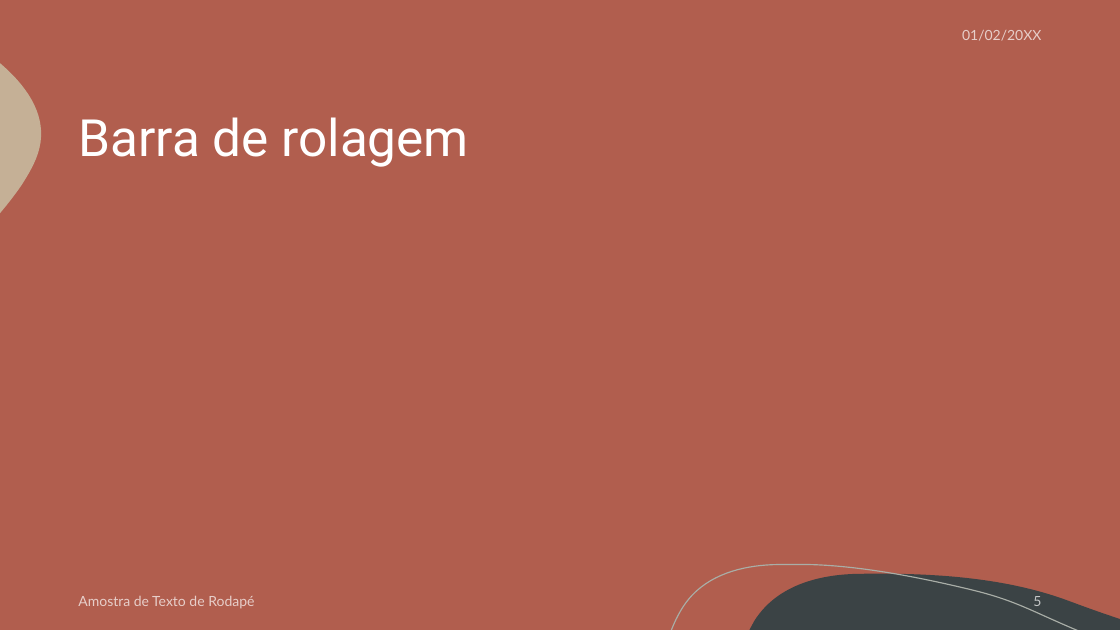
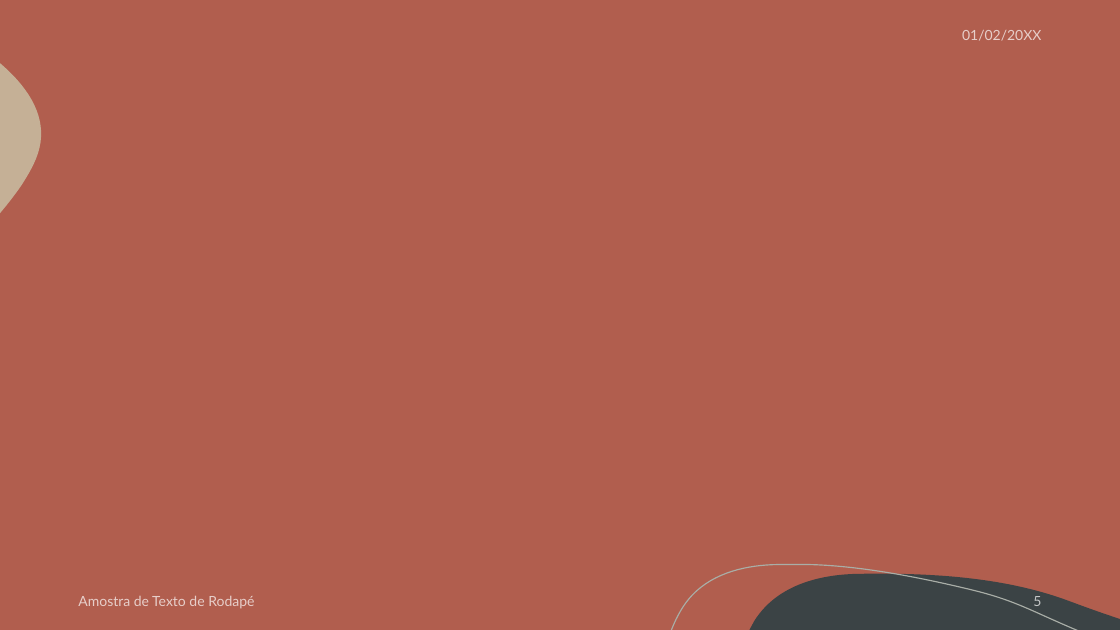
Before and after one commit to G4brielSilva/Focus-Trainee, a slide deck: slide 5 of Site/Acaiá Coffee Shop.pptx. Drawn at 1120x630 pixels with LibreOffice and Linux fonts; fonts in the diff are those of the drawing; background and template pictures are left out. Boxes give left, top, right and bottom in pixels: in the first picture for what was removed or moved away, otherwise in the second. Text is boxed around its words. In the diff, an @@ line names an element or a change of style, - is before the commit and + after.

```diff
--- a/Site/Acaiá Coffee Shop.pptx
+++ b/Site/Acaiá Coffee Shop.pptx
@@ title removed at [78, 117, 469, 167] @@
-Barra de rolagem
```
Also in this commit, not shown: 9 other slides changed, 2 slides added, 1 other file.
